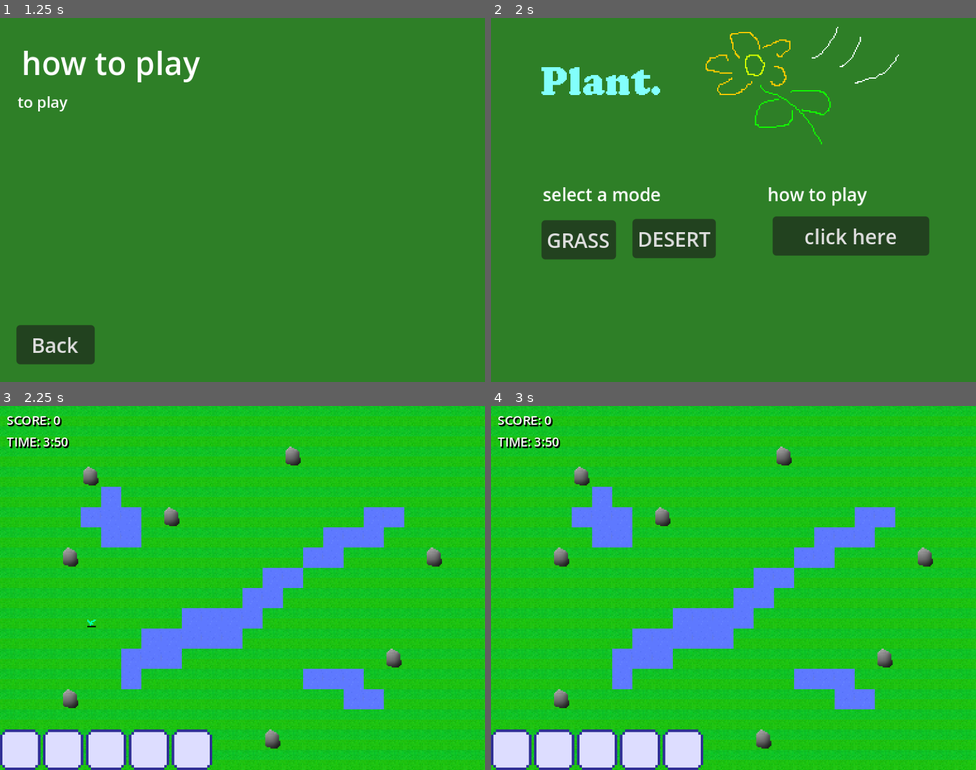
Above: before the commit, frames 1-4 (two rows, left to right).
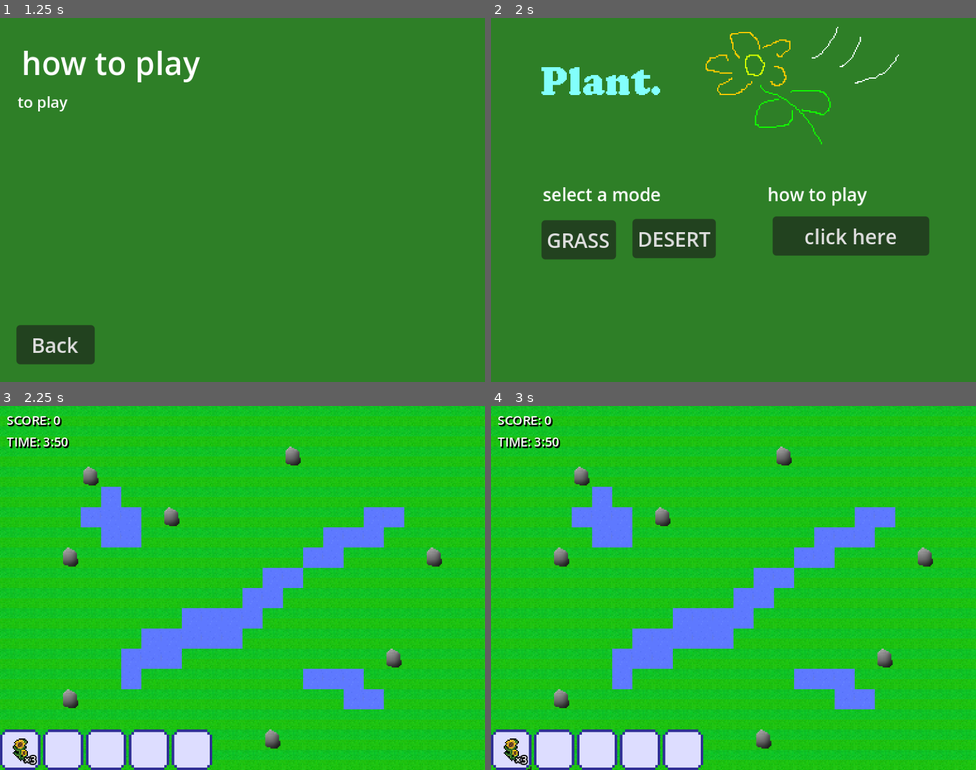
Above: after the commit, the same moments.

Repository: yehorm14/GUTS-Hackathon-2025-
Game: Godot game, scene res://scenes/mainmenu.tscn
The game is run twice, just before and just after one commit, with the same random seed, the same clock (stepped at 60 frames per second) and the same inputs.
Inputs (mouse positions are in pixels of both pictures, inside the frame that each line leads up to):
- Up to frame 1 (1.25 s): click "click here" at 0.5 s
- Up to frame 2 (2 s): click "Back" at 1.25 s
- Up to frame 3 (2.25 s): click "GRASS" at 2 s
- Up to frame 4 (3 s): click (510, 748) at 2.75 s

Frames 1-2 are identical in both runs. In frame 3, 0.2% of the frame differs, in the area x 2-20%, y 58-99%; in frame 4, 0.2%.

Commit message:
selector stuff

Diff:
--- a/plants/base_plant.gd
+++ b/plants/base_plant.gd
@@ -6,6 +6,7 @@
 @export var plant_stages:int = 3
 @export var grow_duration:int = 15
 @export var drink_timer:int = 5
+@export var lore_description:String = ""
 
 var health:int = 50
 var second_life_used:bool = false
--- a/plants/carrot.tscn
+++ b/plants/carrot.tscn
@@ -1,6 +1,7 @@
-[gd_scene load_steps=6 format=3 uid="uid://cmkug5eoggtxb"]
+[gd_scene load_steps=7 format=3 uid="uid://cmkug5eoggtxb"]
 
 [ext_resource type="Texture2D" uid="uid://2ycguaurxot8" path="res://art/plants/carrot.png" id="1_p0o0d"]
+[ext_resource type="Script" uid="uid://bitkapntqhn72" path="res://plants/carrot.gd" id="2_vq8n1"]
 
 [sub_resource type="AtlasTexture" id="AtlasTexture_vq8n1"]
 atlas = ExtResource("1_p0o0d")
@@ -35,3 +36,4 @@
 [node name="Carrot" type="AnimatedSprite2D"]
 sprite_frames = SubResource("SpriteFrames_5uiee")
 centered = false
+script = ExtResource("2_vq8n1")
--- a/scenes/game_state.gd
+++ b/scenes/game_state.gd
@@ -2,21 +2,52 @@
 
 @onready var map: TileMapLayer = get_parent().get_node("Map")
 @onready var plants: Node2D = get_parent().get_node("Plants")
-@onready var ui: Control = get_parent().get_node("UI")
+@onready var hud: Control = get_parent().get_node("HUD")
+@onready var inventoryUI: HBoxContainer = get_parent().get_node("HUD").get_node("InventoryUI")
+@onready var cursor: Sprite2D = get_parent().get_node("Cursor")
 
-var a := preload("res://plants/carrot.tscn")
-var b : Node
+var inventory := InventoryContainer.new(
+	[
+		InventoryButton.new(),
+		InventoryButton.new(),
+		InventoryButton.new(),
+		InventoryButton.new(),
+		InventoryButton.new(),
+	]
+)
+
+var selected : Node
+var selector : Node
 # Called when the node enters the scene tree for the first time.
 func _ready() -> void:
-	b = a.instantiate()
-	plants.add_child(b)
-	pass # Replace with function body.
 
+	for index in range(5):
+		var inv_button: InventoryButton = inventory.slots.get(index)
+		var ui = inventoryUI.get_node(str(index))
+		inv_button.set_button(ui, seed_selected)
+
+	var inv_button = inventory.slots.get(0)
+	inv_button.seed = load("res://plants/sunflower.tscn").instantiate()
+	inv_button.amount = 3
+
+func seed_selected(seed: Plant):
+	if !seed:
+		if selected:
+			selected.queue_free()
+		return
+	selected = seed.duplicate()
+	selected.frame = 0
+	plants.add_child(selected)
 
 # Called every frame. 'delta' is the elapsed time since the previous frame.
 func _process(delta: float) -> void:
 	var mouse_pos_global = get_viewport().get_mouse_position()
 	var mouse_pos_local = map.to_local(mouse_pos_global)
 	var tile_pos = map.local_to_map(mouse_pos_local)
-	b.position = tile_pos * 16
-	print("hi", tile_pos * 16)
+	if !selected: return
+	selected.position = tile_pos * 16
+	cursor.position = tile_pos * 16
+
+func _unhandled_input(event: InputEvent) -> void:
+	if event is InputEventMouseButton:
+		print("Mouse Click/Unclick at: ", event.position)
--- a/scenes/grass_map.tscn
+++ b/scenes/grass_map.tscn
@@ -1,10 +1,12 @@
-[gd_scene load_steps=10 format=4 uid="uid://cp7wurbcnv444"]
+[gd_scene load_steps=15 format=4 uid="uid://cp7wurbcnv444"]
 
 [ext_resource type="PackedScene" uid="uid://drlefyuivyq0b" path="res://scenes/game_state.tscn" id="1_6m4jd"]
 [ext_resource type="Texture2D" uid="uid://bcnu0erpgffjl" path="res://art/atlas.png" id="1_rpt3j"]
 [ext_resource type="Script" uid="uid://14wahc517107" path="res://scenes/game_state.gd" id="2_8jwx8"]
 [ext_resource type="Texture2D" uid="uid://du3sn8ux8ywp8" path="res://art/ui/inventory_slot.png" id="3_6m4jd"]
 [ext_resource type="Texture2D" uid="uid://b38ygb0kf5ycj" path="res://art/ui/inventory_slot_click.png" id="4_6v6ul"]
+[ext_resource type="Texture2D" uid="uid://7dl4q3ivt8be" path="res://art/ui/selector.png" id="4_xnq2p"]
+[ext_resource type="Shader" uid="uid://drh0ho6fv4jj4" path="res://shaders/outline.gdshader" id="7_cxxud"]
 
 [sub_resource type="TileSetAtlasSource" id="TileSetAtlasSource_0wfyh"]
 texture = ExtResource("1_rpt3j")
@@ -23,6 +25,21 @@
 font_size = 10
 shadow_color = Color(0, 0, 0, 1)
 
+[sub_resource type="ShaderMaterial" id="ShaderMaterial_1u2fh"]
+shader = ExtResource("7_cxxud")
+shader_parameter/color = Color(0, 0, 0, 1)
+shader_parameter/width = 1.0000000475
+shader_parameter/pattern = 0
+shader_parameter/inside = false
+shader_parameter/add_margins = true
+
+[sub_resource type="SpriteFrames" id="SpriteFrames_xnq2p"]
+
+[sub_resource type="LabelSettings" id="LabelSettings_xnq2p"]
+font_size = 8
+outline_size = 4
+outline_color = Color(0, 0, 0, 1)
+
 [node name="Grass" type="Node2D"]
 
 [node name="GameState" parent="." instance=ExtResource("1_6m4jd")]
@@ -34,7 +51,12 @@
 
 [node name="Plants" type="Node2D" parent="."]
 
-[node name="UI" type="Control" parent="."]
+[node name="Cursor" type="Sprite2D" parent="."]
+position = Vector2(-32, -32)
+texture = ExtResource("4_xnq2p")
+centered = false
+
+[node name="HUD" type="Control" parent="."]
 layout_mode = 3
 anchors_preset = 15
 anchor_right = 1.0
@@ -46,7 +68,7 @@
 focus_behavior_recursive = 1
 mouse_filter = 1
 
-[node name="Label" type="Label" parent="UI"]
+[node name="Label" type="Label" parent="HUD"]
 layout_mode = 0
 offset_left = 5.0
 offset_top = 4.0
@@ -56,43 +78,106 @@
 TIME: 3:50"
 label_settings = SubResource("LabelSettings_rpt3j")
 
-[node name="HBoxContainer" type="HBoxContainer" parent="UI"]
+[node name="InventoryUI" type="HBoxContainer" parent="HUD"]
 layout_mode = 1
 anchors_preset = 2
 anchor_top = 1.0
 anchor_bottom = 1.0
 offset_top = -32.0
-offset_right = 240.0
+offset_right = 383.0
 grow_vertical = 0
+mouse_filter = 0
 theme_override_constants/separation = 2
 
-[node name="0" type="TextureButton" parent="UI/HBoxContainer"]
+[node name="0" type="TextureButton" parent="HUD/InventoryUI"]
 layout_mode = 2
 texture_normal = ExtResource("3_6m4jd")
 texture_pressed = ExtResource("4_6v6ul")
 
-[node name="Icon" type="AnimatedSprite2D" parent="UI/HBoxContainer/0"]
+[node name="Icon" type="AnimatedSprite2D" parent="HUD/InventoryUI/0"]
+material = SubResource("ShaderMaterial_1u2fh")
+position = Vector2(16, 16)
+sprite_frames = SubResource("SpriteFrames_xnq2p")
 
-[node name="1" type="TextureButton" parent="UI/HBoxContainer"]
+[node name="Amount" type="Label" parent="HUD/InventoryUI/0"]
+layout_mode = 0
+offset_left = 2.0
+offset_top = 1.0
+offset_right = 29.0
+offset_bottom = 30.0
+text = "1"
+label_settings = SubResource("LabelSettings_xnq2p")
+horizontal_alignment = 2
+vertical_alignment = 2
+
+[node name="1" type="TextureButton" parent="HUD/InventoryUI"]
 layout_mode = 2
 texture_normal = ExtResource("3_6m4jd")
 
-[node name="Icon" type="AnimatedSprite2D" parent="UI/HBoxContainer/1"]
+[node name="Icon" type="AnimatedSprite2D" parent="HUD/InventoryUI/1"]
+position = Vector2(16, 16)
 
-[node name="2" type="TextureButton" parent="UI/HBoxContainer"]
+[node name="Amount" type="Label" parent="HUD/InventoryUI/1"]
+layout_mode = 0
+offset_left = 2.0
+offset_top = 1.0
+offset_right = 29.0
+offset_bottom = 30.0
+text = "2"
+label_settings = SubResource("LabelSettings_xnq2p")
+horizontal_alignment = 2
+vertical_alignment = 2
+
+[node name="2" type="TextureButton" parent="HUD/InventoryUI"]
 layout_mode = 2
 texture_normal = ExtResource("3_6m4jd")
 
-[node name="Icon" type="AnimatedSprite2D" parent="UI/HBoxContainer/2"]
+[node name="Icon" type="AnimatedSprite2D" parent="HUD/InventoryUI/2"]
+position = Vector2(16, 16)
 
-[node name="3" type="TextureButton" parent="UI/HBoxContainer"]
+[node name="Amount" type="Label" parent="HUD/InventoryUI/2"]
+layout_mode = 0
+offset_left = 2.0
+offset_top = 1.0
+offset_right = 29.0
+offset_bottom = 30.0
+text = "3"
+label_settings = SubResource("LabelSettings_xnq2p")
+horizontal_alignment = 2
+vertical_alignment = 2
+
+[node name="3" type="TextureButton" parent="HUD/InventoryUI"]
 layout_mode = 2
 texture_normal = ExtResource("3_6m4jd")
 
-[node name="Icon" type="AnimatedSprite2D" parent="UI/HBoxContainer/3"]
+[node name="Icon" type="AnimatedSprite2D" parent="HUD/InventoryUI/3"]
+position = Vector2(16, 16)
 
-[node name="4" type="TextureButton" parent="UI/HBoxContainer"]
+[node name="Amount" type="Label" parent="HUD/InventoryUI/3"]
+layout_mode = 0
+offset_left = 2.0
+offset_top = 1.0
+offset_right = 29.0
+offset_bottom = 30.0
+text = "4"
+label_settings = SubResource("LabelSettings_xnq2p")
+horizontal_alignment = 2
+vertical_alignment = 2
+
+[node name="4" type="TextureButton" parent="HUD/InventoryUI"]
 layout_mode = 2
 texture_normal = ExtResource("3_6m4jd")
 
-[node name="Icon" type="AnimatedSprite2D" parent="UI/HBoxContainer/4"]
+[node name="Icon" type="AnimatedSprite2D" parent="HUD/InventoryUI/4"]
+position = Vector2(16, 16)
+
+[node name="Amount" type="Label" parent="HUD/InventoryUI/4"]
+layout_mode = 0
+offset_left = 2.0
+offset_top = 1.0
+offset_right = 29.0
+offset_bottom = 30.0
+text = "5"
+label_settings = SubResource("LabelSettings_xnq2p")
+horizontal_alignment = 2
+vertical_alignment = 2
--- /dev/null
+++ b/scripts/inv_button.gd
@@ -0,0 +1,33 @@
+extends Node
+class_name InventoryButton
+
+var seed: Plant :
+	set(value):
+		seed = value
+		if !button:
+			return
+
+		var icon: AnimatedSprite2D = button.get_node("Icon")
+		if seed:
+			icon.sprite_frames = seed.sprite_frames
+			icon.frame = icon.sprite_frames.get_frame_count("default")
+		else:
+			icon.sprite_frames = null
+			button.get_node("Amount").text = ""
+
+var amount: int = 0 :
+	set(value):
+		amount = value
+		if !button:
+			return
+		button.get_node("Amount").text = "" if amount == 0 else "×" + str(amount)
+
+var button: TextureButton
+
+func set_button(b: TextureButton, seed_callable: Callable) -> void:
+	button = b
+	amount = 0
+
+	button.pressed.connect(func():
+		seed_callable.call(seed)
+	)
--- /dev/null
+++ b/scripts/inv_container.gd
@@ -0,0 +1,7 @@
+extends Node
+class_name InventoryContainer
+
+var slots: Array[InventoryButton]
+
+func _init(array_slots: Array[InventoryButton]) -> void:
+	slots = array_slots
--- /dev/null
+++ b/shaders/outline.gdshader
@@ -0,0 +1,62 @@
+shader_type canvas_item;
+
+uniform vec4 color : source_color = vec4(1.0);
+uniform float width : hint_range(0, 10) = 1.0;
+uniform int pattern : hint_range(0, 2) = 0; // diamond, circle, square
+uniform bool inside = false;
+uniform bool add_margins = true; // only useful when inside is false
+
+void vertex() {
+	if (add_margins) {
+		VERTEX += (UV * 2.0 - 1.0) * width;
+	}
+}
+
+bool hasContraryNeighbour(vec2 uv, vec2 texture_pixel_size, sampler2D texture) {
+	for (float i = -ceil(width); i <= ceil(width); i++) {
+		float x = abs(i) > width ? width * sign(i) : i;
+		float offset;
+
+		if (pattern == 0) {
+			offset = width - abs(x);
+		} else if (pattern == 1) {
+			offset = floor(sqrt(pow(width + 0.5, 2) - x * x));
+		} else if (pattern == 2) {
+			offset = width;
+		}
+
+		for (float j = -ceil(offset); j <= ceil(offset); j++) {
+			float y = abs(j) > offset ? offset * sign(j) : j;
+			vec2 xy = uv + texture_pixel_size * vec2(x, y);
+
+			if ((xy != clamp(xy, vec2(0.0), vec2(1.0)) || texture(texture, xy).a <= 0.0) == inside) {
+				return true;
+			}
+		}
+	}
+
+	return false;
+}
+
+void fragment() {
+	vec2 uv = UV;
+
+	if (add_margins) {
+		vec2 texture_pixel_size = vec2(1.0) / (vec2(1.0) / TEXTURE_PIXEL_SIZE + vec2(width * 2.0));
+
+		uv = (uv - texture_pixel_size * width) * TEXTURE_PIXEL_SIZE / texture_pixel_size;
+
+		if (uv != clamp(uv, vec2(0.0), vec2(1.0))) {
+			COLOR.a = 0.0;
+		} else {
+			COLOR = texture(TEXTURE, uv);
+		}
+	} else {
+		COLOR = texture(TEXTURE, uv);
+	}
+
+	if ((COLOR.a > 0.0) == inside && hasContraryNeighbour(uv, TEXTURE_PIXEL_SIZE, TEXTURE)) {
+		COLOR.rgb = inside ? mix(COLOR.rgb, color.rgb, color.a) : color.rgb;
+		COLOR.a += (1.0 - COLOR.a) * color.a;
+	}
+}
Binary file added: art/ui/selector.png
Not shown, added: art/ui/selector.png.import
Not shown: 1 places in scenes/game_state.tscn that only renumber resources
Not shown, added: scripts/inv_button.gd.uid
Not shown, added: scripts/inv_container.gd.uid
Not shown, added: shaders/outline.gdshader.uid
Not shown, added: scenes/grass_map.tscn15369477645.tmp
Not shown, added: scenes/grass_map.tscn15969171990.tmp
Not shown, added: scenes/grass_map.tscn17102385590.tmp
